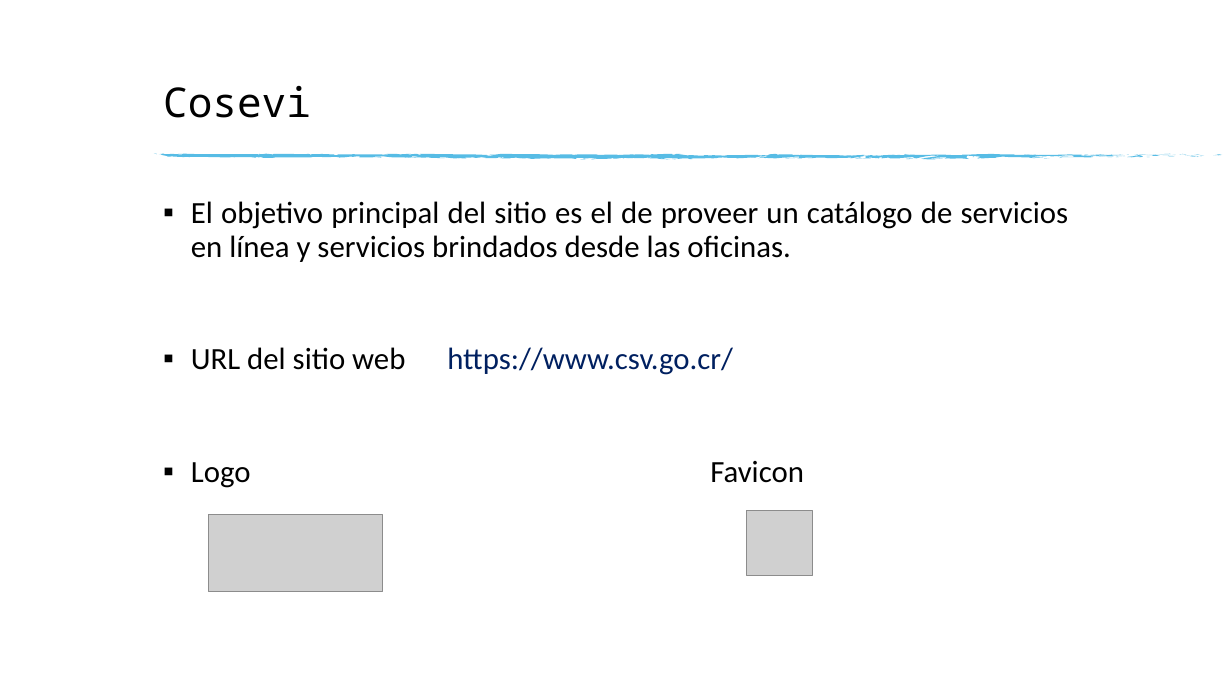
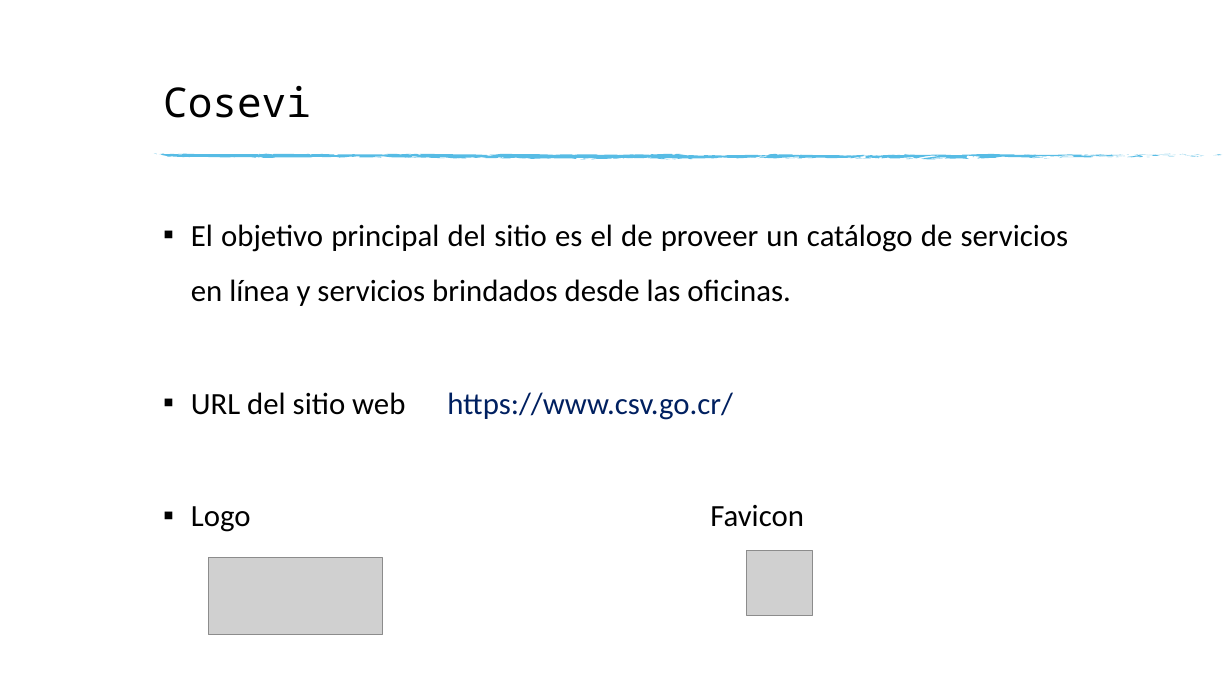
Before and after one commit to andres-elias-vargas-cenfotec/informacion-web-curso, a slide deck: slide 2 of Tarea#1/Tarea#1-Exposición.pptx. Drawn at 1232x693 pixels with LibreOffice and Linux fonts; fonts in the diff are those of the drawing; grey boxes stand for pictures. Boxes give left, top, right and bottom in pixels: in the first picture for what was removed or moved away, otherwise in the second. Text is boxed around its words. In the diff, an @@ line names an element or a change of style, - is before the commit and + after.

```diff
--- a/Tarea#1/Tarea#1-Exposición.pptx
+++ b/Tarea#1/Tarea#1-Exposición.pptx
@@ text at [191,224,1069,306]: line spacing 0.9 to 1.5 @@
@@ picture: place and size @@
-picture at [208,515,383,592]
+picture at [208,557,383,634]
@@ picture: place and size @@
-picture at [747,510,812,576]
+picture at [747,550,812,616]
```
Also in this commit, not shown: 4 other slides changed, 5 slides added, 4 slides removed, 1 other file.
